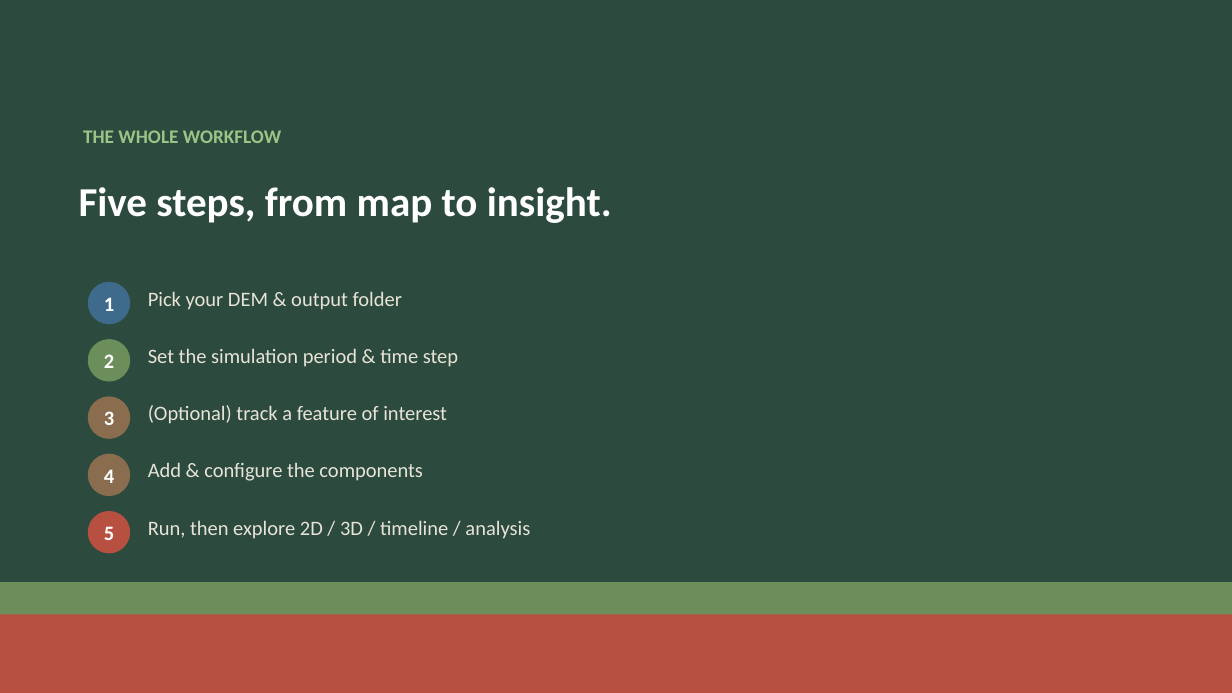
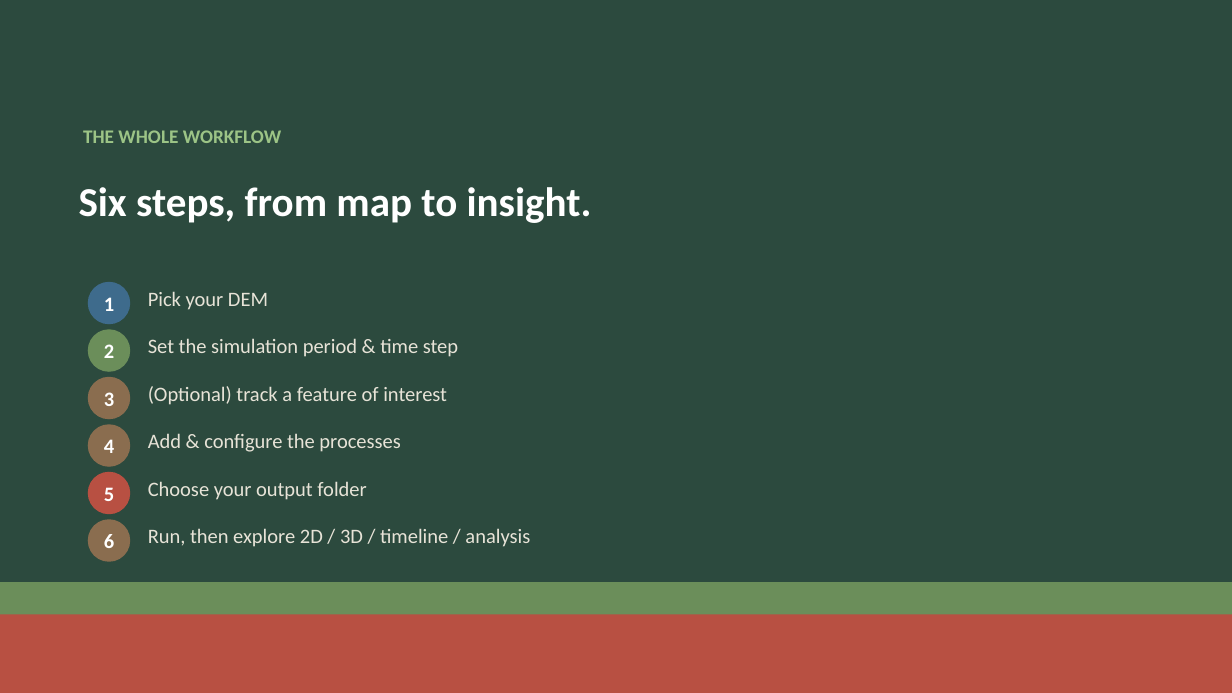
Before and after one commit to vinuri-s/landEvolve, a slide deck: slide 15 of LandEvolve_Workflow.pptx (slide 14 before the commit). Drawn at 1232x693 pixels with LibreOffice and Linux fonts; fonts in the diff are those of the drawing. Boxes give left, top, right and bottom in pixels: in the first picture for what was removed or moved away, otherwise in the second. Text is boxed around its words. In the diff, an @@ line names an element or a change of style, - is before the commit and + after.

```diff
--- a/LandEvolve_Workflow.pptx
+++ b/LandEvolve_Workflow.pptx
@@ text at bbox=[79, 187, 592, 223]: text changed @@
-Five steps, from map to insight.
+Six steps, from map to insight.
@@ text at bbox=[148, 291, 268, 310]: text changed @@
-Pick your DEM & output folder
+Pick your DEM
@@ 2 texts, 1 ellipse: place and size @@
-2 texts, 1 ellipse at bbox=[88, 339, 458, 382]
+2 texts, 1 ellipse at bbox=[88, 329, 458, 372]
@@ 2 texts, 1 ellipse: place and size @@
-2 texts, 1 ellipse at bbox=[88, 396, 447, 439]
+2 texts, 1 ellipse at bbox=[88, 377, 447, 420]
@@ text "4": place and size @@
-text "4" at bbox=[104, 469, 114, 483]
+text "4" at bbox=[104, 439, 114, 453]
@@ ellipse: place and size @@
-ellipse at bbox=[88, 454, 130, 496]
+ellipse at bbox=[88, 424, 130, 467]
@@ text at bbox=[148, 433, 400, 452]: text changed @@
-Add & configure the components
+Add & configure the processes
@@ text "5": place and size @@
-text "5" at bbox=[104, 526, 114, 540]
+text "5" at bbox=[104, 487, 114, 501]
@@ ellipse: place and size @@
-ellipse at bbox=[88, 511, 130, 554]
+ellipse at bbox=[88, 472, 130, 515]
@@ text added at bbox=[148, 481, 366, 500], 16 pt, text #E7E3D7 @@
+Choose your output folder
@@ ellipse added at bbox=[88, 519, 130, 562], fill #8A6D4F @@
@@ text added at bbox=[104, 534, 114, 548], 16 pt, text #FFFFFF, bold @@
+6
@@ text "Run, then explore 2D / ...": place and size @@
-text "Run, then explore 2D / ..." at bbox=[148, 520, 530, 539]
+text "Run, then explore 2D / ..." at bbox=[148, 528, 530, 547]
```
Also in this commit, not shown: 7 other slides changed, 1 slide added, 23 other files.
